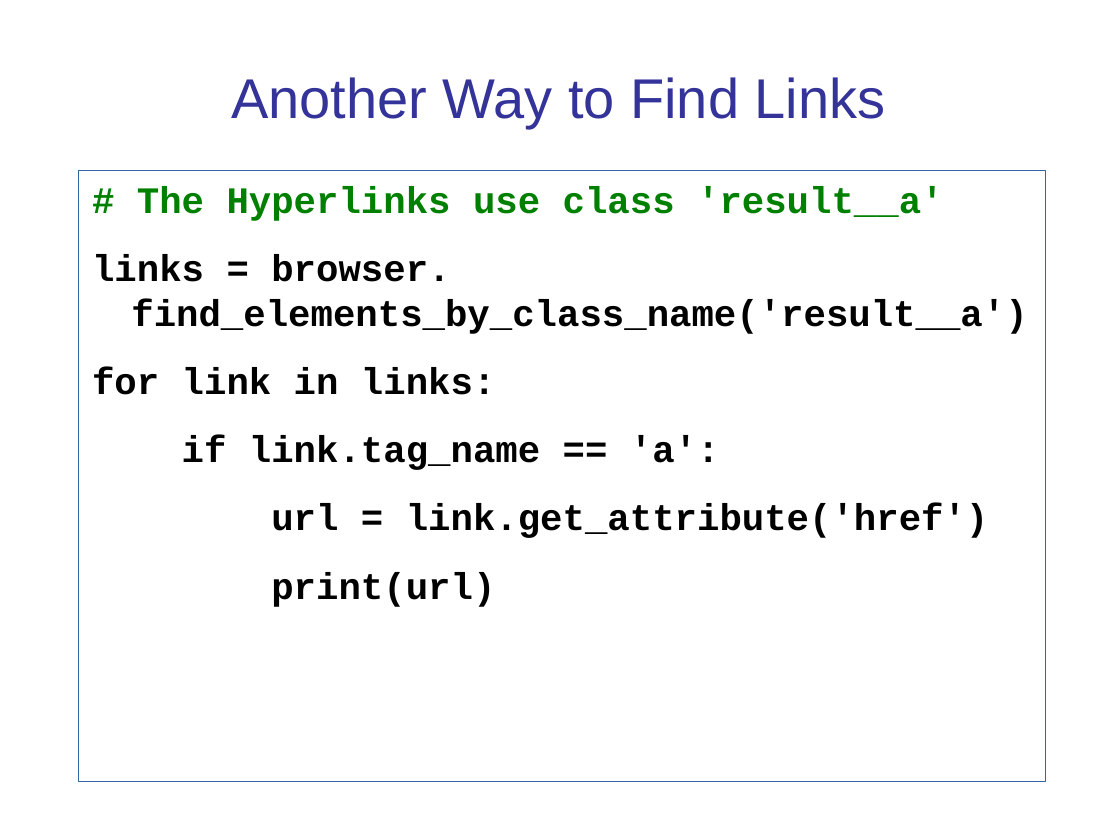
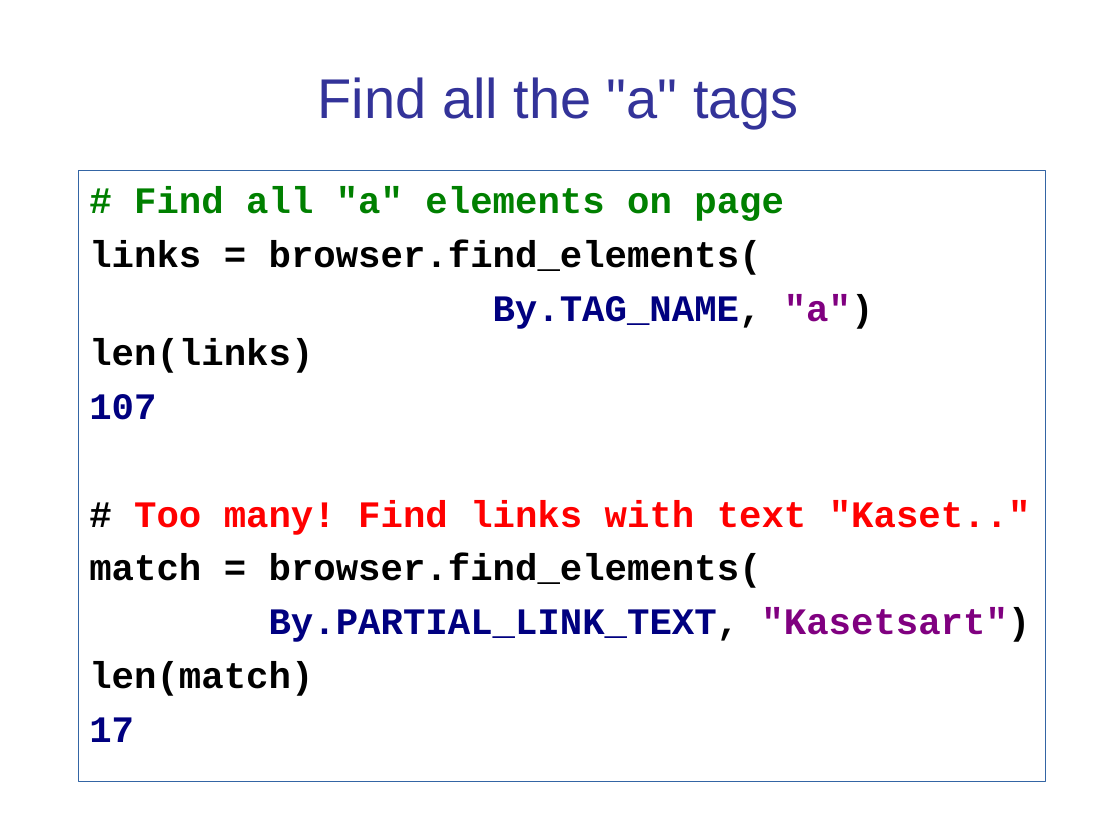
Before and after one commit to cpske/ISP, a slide deck: slide 10 of testing/SeleniumExercise.ppt (slide 12 before the commit). Drawn at 1120x840 pixels with LibreOffice and Linux fonts; fonts in the diff are those of the drawing. Boxes give left, top, right and bottom in pixels: in the first picture for what was removed or moved away, otherwise in the second. Text is boxed around its words. In the diff, an @@ line names an element or a change of style, - is before the commit and + after.

```diff
--- a/testing/SeleniumExercise.ppt
+++ b/testing/SeleniumExercise.ppt
@@ title at (318,77,799,127): text changed @@
-Another Way to Find Links
+Find all the "a" tags
@@ text at (89,187,1031,742): text changed @@
-# The Hyperlinks use class 'result__a'
-links = browser.
-find_elements_by_class_name('result__a')
-for link in links:
-if link.tag_name == 'a':
-url = link.get_attribute('href')
-print(url)
+# Find all "a" elements on page
+links = browser.find_elements(
+By.TAG_NAME, "a")
+len(links)
+107
+# Too many! Find links with text "Kaset.."
+match = browser.find_elements(
+By.PARTIAL_LINK_TEXT, "Kasetsart")
+len(match)
+17
```
Also in this commit, not shown: 10 other slides changed, 3 slides added, 2 slides removed, 2 other files.
